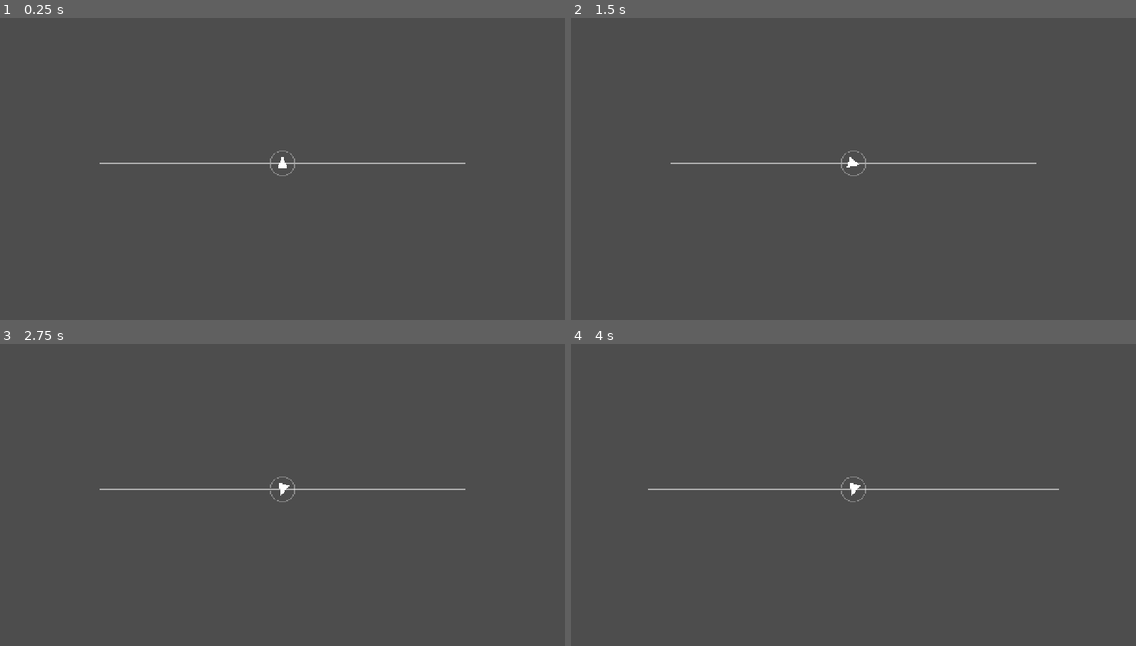
Above: before the commit, frames 1-4 (two rows, left to right).
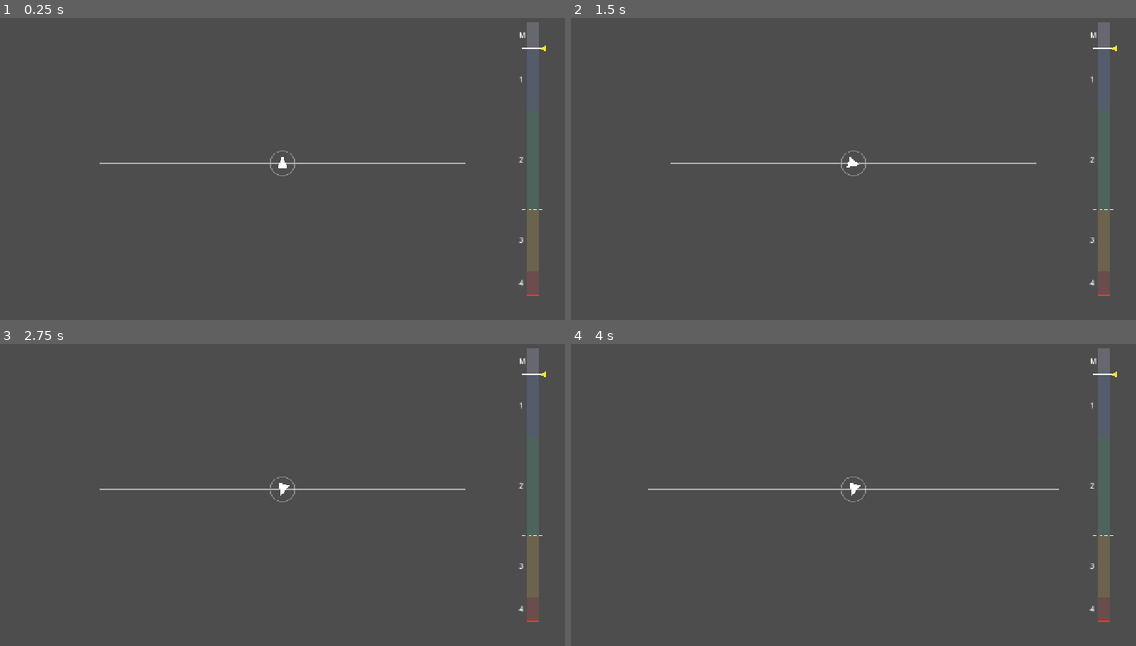
Above: after the commit, the same moments.

Repository: yushman/orebound
Game: Godot game, scene res://scenes/Run.tscn
Two runs of this game, one before a commit and one after it. Both use one fixed random seed, a clock stepped at 60 frames per second and the inputs below.
Inputs (mouse positions are in pixels of both pictures, inside the frame that each line leads up to):
- Up to frame 1 (0.25 s): no input
- Up to frame 2 (1.5 s): tap Enter at 0.5 s; move the mouse to (977, 144) at 0.52 s; hold D (ship_rotate_right) 0.53-1.25 s; tap Mouse wheel up (camera_zoom_in) at 0.6 s; click (977, 144) at 0.67 s; drag from (740, 181) to (825, 232) at 1.27 s
- Up to frame 3 (2.75 s): tap Space (ship_boost) at 2 s; move the mouse to (339, 410) at 2.02 s; hold D (ship_rotate_right) from 2.03 s (still down); hold Space (ship_boost) from 2.03 s (still down); click (339, 410) at 2.17 s
- Up to frame 4 (4 s): release D (ship_rotate_right) at 2.75 s; release Space (ship_boost) at 2.75 s; tap Enter at 2.75 s; drag from (825, 558) to (684, 437) at 2.77 s; tap Space (ship_boost) at 3.5 s; move the mouse to (1023, 543) at 3.52 s; hold A (ship_rotate_left) from 3.53 s (still down); tap Alt at 3.6 s; click (1023, 543) at 3.67 s

The runs differ from the first frame. In frame 1, 1.3% of the frame differs, in the area x 91-97%, y 1-93%; in frame 2, 1.3%; in frame 3, 1.3%; in frame 4, 1.3%.

Commit message:
add well scale hud (W6)

Diff:
--- a/scenes/Run.tscn
+++ b/scenes/Run.tscn
@@ -14,6 +14,7 @@
 [ext_resource type="Script" path="res://scenes/Run.gd" id="11_run"]
 [ext_resource type="Script" path="res://scenes/RingView.gd" id="12_ring"]
 [ext_resource type="Script" path="res://scenes/AsteroidView.gd" id="13_ast"]
+[ext_resource type="PackedScene" path="res://ui/HUD.tscn" id="14_hud"]
 
 [node name="Run" type="Node2D"]
 script = ExtResource("11_run")
@@ -62,3 +63,5 @@
 [node name="CanvasLayer" type="CanvasLayer" parent="."]
 
 [node name="TuningPanel" parent="CanvasLayer" instance=ExtResource("5_panel")]
+
+[node name="HUD" parent="CanvasLayer" instance=ExtResource("14_hud")]
--- /dev/null
+++ b/tests/test_hud.gd
@@ -0,0 +1,82 @@
+extends GutTest
+
+const HUD_SCRIPT := preload("res://ui/HUD.gd")
+const PRESETS := ["res://presets/p1.tres", "res://presets/p2.tres", "res://presets/p3.tres", "res://presets/p4.tres"]
+
+var _field: FieldParams
+var _ship: ShipParams
+var _planet: PlanetParams
+
+
+func before_each() -> void:
+	_field = Tuning.field
+	_ship = Tuning.ship
+	_planet = Tuning.planet
+	Tuning.field = _field.duplicate(true)
+	Tuning.ship = _ship.duplicate(true)
+	Tuning.planet = _planet.duplicate(true)
+
+
+func after_each() -> void:
+	Tuning.field = _field
+	Tuning.ship = _ship
+	Tuning.planet = _planet
+
+
+func test_share_edge_carrier_and_tier_boundaries_for_presets() -> void:
+	for path in PRESETS:
+		Tuning.apply(Tuning.load_preset(path))
+		var f: FieldParams = Tuning.field
+		assert_almost_eq(HUD_SCRIPT.share(f.atmosphere_edge), 0.0, 1e-6, path)
+		assert_almost_eq(HUD_SCRIPT.share(f.carrier_orbit_radius), 1.0, 1e-6, path)
+		var b: Array = WellGenerator.tiers()["boundaries"]
+		var shares: Array = Tuning.planet.tier_shares
+		var cum := 0.0
+		for i in 3:
+			cum += shares[3 - i]
+			assert_almost_eq(HUD_SCRIPT.share(b[i + 1]), cum, 1e-3, "%s boundary %d" % [path, i + 1])
+
+
+func test_segments_heights_equal_tier_shares_top_to_bottom() -> void:
+	var shares: Array = Tuning.planet.tier_shares
+	var segs: Array[Vector2] = HUD_SCRIPT.segments()
+	assert_eq(segs.size(), 4)
+	if segs.size() != 4:
+		return
+	for i in 4:
+		assert_almost_eq(segs[i].y - segs[i].x, shares[i], 1e-6, "tier %d" % i)
+	assert_almost_eq(segs[0].y, 1.0, 1e-6)
+	assert_almost_eq(segs[3].x, 0.0, 1e-6)
+	for i in 3:
+		assert_almost_eq(segs[i].x, segs[i + 1].y, 1e-6)
+
+
+func test_tow_share_is_middle_tier_bottom() -> void:
+	assert_almost_eq(HUD_SCRIPT.tow_share(), 0.35, 1e-6)
+	var shares: Array = Tuning.planet.tier_shares
+	assert_almost_eq(HUD_SCRIPT.tow_share(), shares[2] + shares[3], 1e-6)
+
+
+func test_marker_y_clamps_below_edge_maps_above_carrier_and_clamps_at_ceiling() -> void:
+	var f: FieldParams = Tuning.field
+	var carrier_y: float = HUD_SCRIPT.BOTTOM_Y - HUD_SCRIPT.SCALE_H
+	var top_y: float = carrier_y - HUD_SCRIPT.STRIP_H
+	assert_almost_eq(HUD_SCRIPT.marker_y(f.atmosphere_edge * 0.5), HUD_SCRIPT.BOTTOM_Y, 1e-3)
+	assert_almost_eq(HUD_SCRIPT.marker_y(f.atmosphere_edge), HUD_SCRIPT.BOTTOM_Y, 1e-3)
+	assert_almost_eq(HUD_SCRIPT.marker_y(f.carrier_orbit_radius), carrier_y, 1e-3)
+	var off: float = Tuning.planet.ceiling_offset
+	assert_almost_eq(HUD_SCRIPT.marker_y(f.carrier_orbit_radius + off * 0.5), carrier_y - HUD_SCRIPT.STRIP_H * 0.5, 1e-3)
+	assert_almost_eq(HUD_SCRIPT.marker_y(f.carrier_orbit_radius + off), top_y, 1e-3)
+	assert_almost_eq(HUD_SCRIPT.marker_y(f.carrier_orbit_radius + off * 3.0), top_y, 1e-3)
+	var mid := HUD_SCRIPT.share_y(0.5)
+	assert_almost_eq(mid, HUD_SCRIPT.BOTTOM_Y - 0.5 * HUD_SCRIPT.SCALE_H, 1e-3)
+
+
+func test_hud_ignores_mouse_and_focus_and_tolerates_missing_ship() -> void:
+	var hud: Control = load("res://ui/HUD.tscn").instantiate()
+	add_child_autofree(hud)
+	assert_eq(hud.mouse_filter, Control.MOUSE_FILTER_IGNORE)
+	assert_eq(hud.focus_mode, Control.FOCUS_NONE)
+	assert_null(hud.ship)
+	await wait_frames(2)
+	assert_true(is_instance_valid(hud))
--- a/tests/test_run_scene.gd
+++ b/tests/test_run_scene.gd
@@ -365,3 +365,18 @@
 	var ast = run.get_node_or_null("AsteroidView")
 	if ast != null:
 		assert_eq(ast.script.resource_path, "res://scenes/AsteroidView.gd")
+
+
+func test_run_has_hud_next_to_tuning_panel_ignoring_mouse():
+	var run = _run()
+	var layer = run.get_node("CanvasLayer")
+	var hud = layer.get_node_or_null("HUD")
+	assert_not_null(hud, "layer holds HUD")
+	if hud == null:
+		return
+	assert_eq(hud.scene_file_path, "res://ui/HUD.tscn")
+	assert_not_null(layer.get_node_or_null("TuningPanel"))
+	assert_eq(hud.mouse_filter, Control.MOUSE_FILTER_IGNORE)
+	await get_tree().process_frame
+	await get_tree().process_frame
+	assert_eq(hud.ship, run.get_node("Ship"), "HUD resolves Run's Ship")
--- /dev/null
+++ b/ui/HUD.gd
@@ -0,0 +1,85 @@
+extends Control
+
+const BOTTOM_Y := 700.0
+const SCALE_H := 560.0
+const STRIP_H := 60.0
+const BAR_W := 28.0
+const MARGIN := 60.0
+const FONT_SIZE := 16
+const TIER_COLORS: Array[Color] = [Color(0.35, 0.4, 0.5, 0.6), Color(0.3, 0.45, 0.4, 0.6), Color(0.5, 0.45, 0.3, 0.6), Color(0.5, 0.3, 0.3, 0.6)]
+const EDGE_COLOR := Color(1.0, 0.2, 0.2)
+const LINE_COLOR := Color(1.0, 1.0, 1.0)
+const MARKER_COLOR := Color(1.0, 0.9, 0.2)
+
+var ship: Node
+
+
+func _ready() -> void:
+	mouse_filter = Control.MOUSE_FILTER_IGNORE
+	focus_mode = Control.FOCUS_NONE
+	set_anchors_and_offsets_preset(Control.PRESET_FULL_RECT)
+
+
+func _process(_delta: float) -> void:
+	queue_redraw()
+
+
+func _draw() -> void:
+	var x0 := size.x - MARGIN - BAR_W
+	var x1 := x0 + BAR_W
+	var font := ThemeDB.fallback_font
+	var segs := segments()
+	for i in segs.size():
+		var top := share_y(segs[i].y)
+		var bot := share_y(segs[i].x)
+		draw_rect(Rect2(x0, top, BAR_W, bot - top), TIER_COLORS[i % TIER_COLORS.size()])
+		draw_string(font, Vector2(x0 - 16.0, (top + bot) * 0.5 + 6.0), str(i + 1), HORIZONTAL_ALIGNMENT_LEFT, -1, FONT_SIZE)
+	var carrier_y := share_y(1.0)
+	var top_y := carrier_y - STRIP_H
+	draw_rect(Rect2(x0, top_y, BAR_W, STRIP_H), Color(0.6, 0.6, 0.7, 0.35))
+	draw_string(font, Vector2(x0 - 16.0, top_y + STRIP_H * 0.5 + 6.0), "М", HORIZONTAL_ALIGNMENT_LEFT, -1, FONT_SIZE)
+	draw_line(Vector2(x0, BOTTOM_Y), Vector2(x1, BOTTOM_Y), EDGE_COLOR, 3.0)
+	draw_dashed_line(Vector2(x0 - 8.0, share_y(tow_share())), Vector2(x1 + 8.0, share_y(tow_share())), LINE_COLOR, 2.0, 6.0)
+	draw_line(Vector2(x0 - 8.0, carrier_y), Vector2(x1 + 8.0, carrier_y), LINE_COLOR, 3.0)
+	draw_line(Vector2(x0, top_y), Vector2(x1, top_y), LINE_COLOR, 1.0)
+	if ship == null:
+		ship = get_node_or_null("../../Ship")
+	if ship == null:
+		return
+	var y := marker_y(ship.state.pos.length())
+	draw_colored_polygon(PackedVector2Array([Vector2(x1 + 4.0, y), Vector2(x1 + 16.0, y - 7.0), Vector2(x1 + 16.0, y + 7.0)]), MARKER_COLOR)
+
+
+static func share(r: float) -> float:
+	var f: FieldParams = Tuning.field
+	var lo: float = GravityField.planet_potential_eff(f.atmosphere_edge)
+	var swing: float = GravityField.planet_potential_eff(f.carrier_orbit_radius) - lo
+	return (GravityField.planet_potential_eff(r) - lo) / swing
+
+
+static func segments() -> Array[Vector2]:
+	var shares: Array = Tuning.planet.tier_shares
+	var out: Array[Vector2] = []
+	out.resize(shares.size())
+	var cum := 0.0
+	for i in range(shares.size() - 1, -1, -1):
+		out[i] = Vector2(cum, cum + shares[i])
+		cum += shares[i]
+	return out
+
+
+static func tow_share() -> float:
+	var shares: Array = Tuning.planet.tier_shares
+	return shares[2] + shares[3]
+
+
+static func share_y(s: float) -> float:
+	return BOTTOM_Y - s * SCALE_H
+
+
+static func marker_y(r: float) -> float:
+	var f: FieldParams = Tuning.field
+	if r <= f.carrier_orbit_radius:
+		return share_y(maxf(share(r), 0.0))
+	var t := clampf((r - f.carrier_orbit_radius) / Tuning.planet.ceiling_offset, 0.0, 1.0)
+	return share_y(1.0) - t * STRIP_H
--- a/ui/HUD.tscn
+++ b/ui/HUD.tscn
@@ -1,3 +1,12 @@
 [gd_scene format=3]
 
+[ext_resource type="Script" path="res://ui/HUD.gd" id="1_hud"]
+
 [node name="HUD" type="Control"]
+layout_mode = 3
+anchors_preset = 15
+anchor_right = 1.0
+anchor_bottom = 1.0
+mouse_filter = 2
+focus_mode = 0
+script = ExtResource("1_hud")
Not shown, added: tests/test_hud.gd.uid
Not shown, added: ui/HUD.gd.uid
Not shown, changed: CLAUDE.md
Not shown, changed: docs/production/tech-debt.md
Not shown, changed: scenes/CLAUDE.md
Not shown, changed: tests/CLAUDE.md
Not shown, changed: ui/CLAUDE.md
